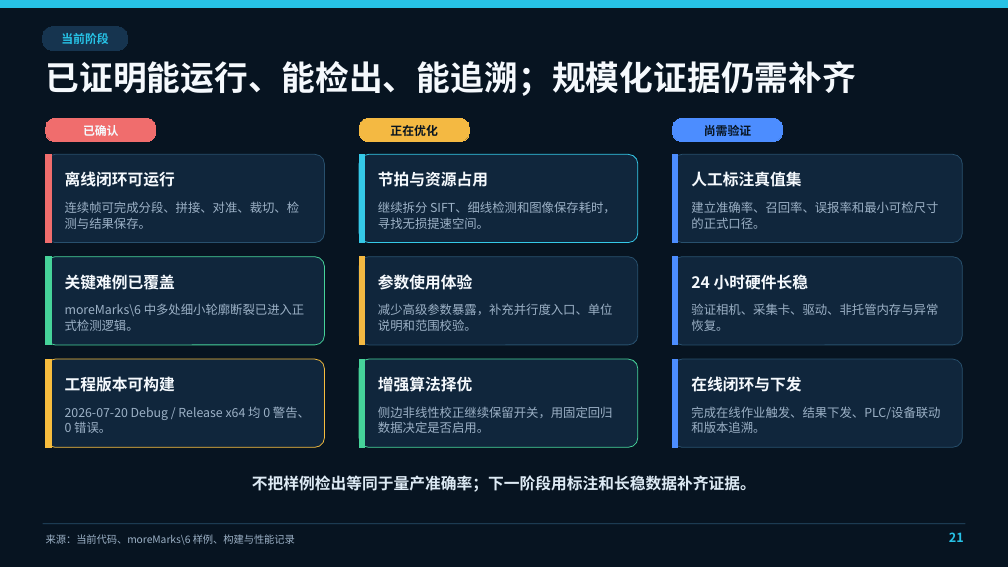
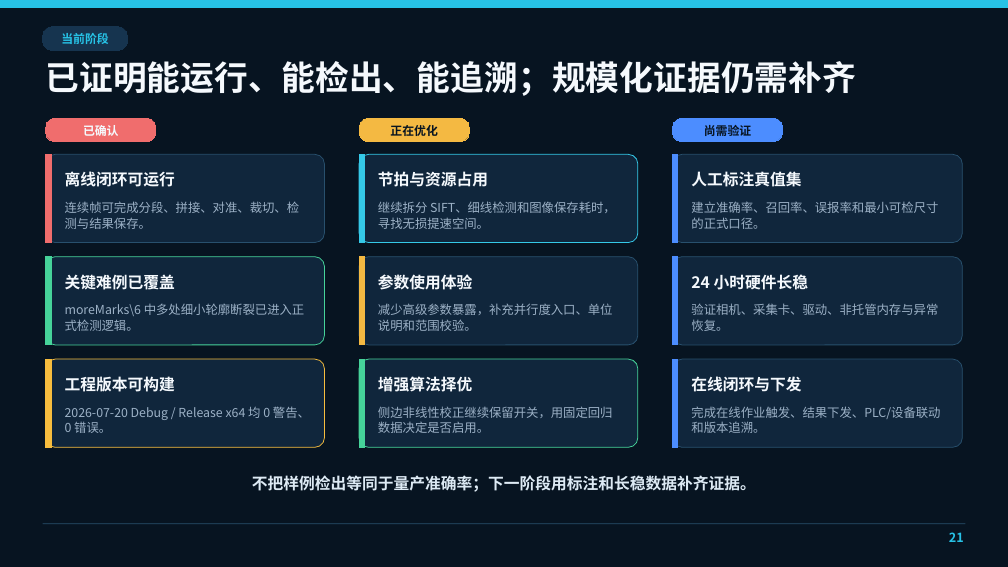
Before and after one commit to Kevin-ykg/CIS_WebInspector, a slide deck: slide 22 of outputs/CIS_WebInspector项目技术汇报.pptx. Drawn at 1008x567 pixels with LibreOffice and Linux fonts; fonts in the diff are those of the drawing. Boxes give left, top, right and bottom in pixels: in the first picture for what was removed or moved away, otherwise in the second. Text is boxed around its words. In the diff, an @@ line names an element or a change of style, - is before the commit and + after.

```diff
--- a/outputs/CIS_WebInspector项目技术汇报.pptx
+++ b/outputs/CIS_WebInspector项目技术汇报.pptx
@@ text removed at [46, 534, 295, 545] @@
-来源：当前代码、moreMarks\6 样例、构建与性能记录
```
Also in this commit, not shown: 22 other slides changed, 10 other files.
